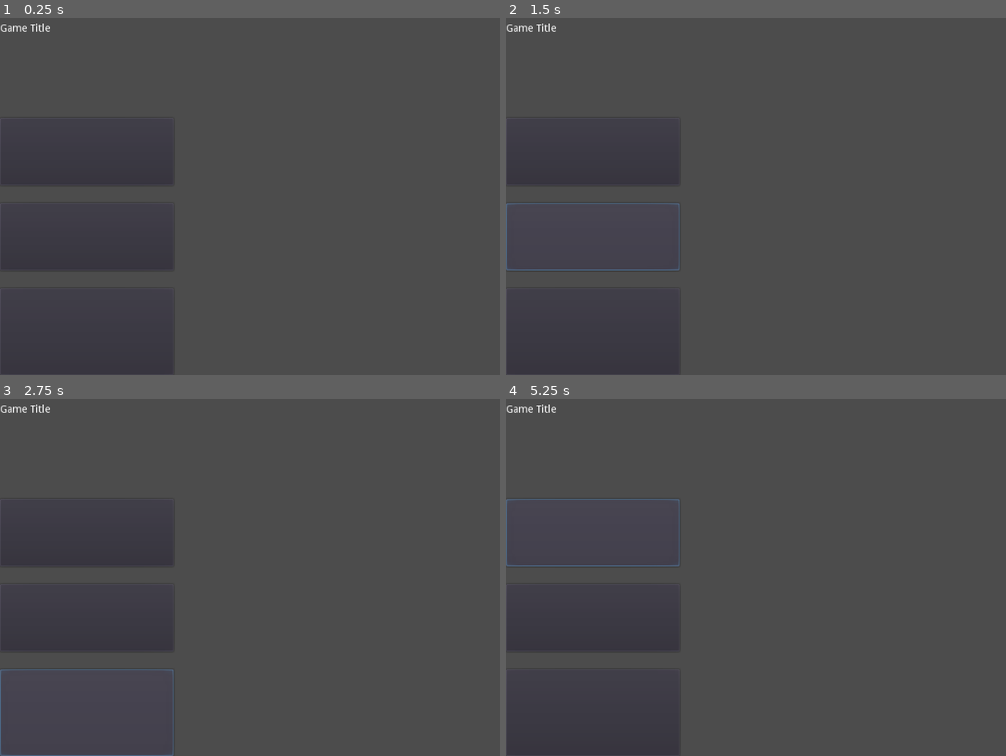
Above: before the commit, frames 1-4 (two rows, left to right).
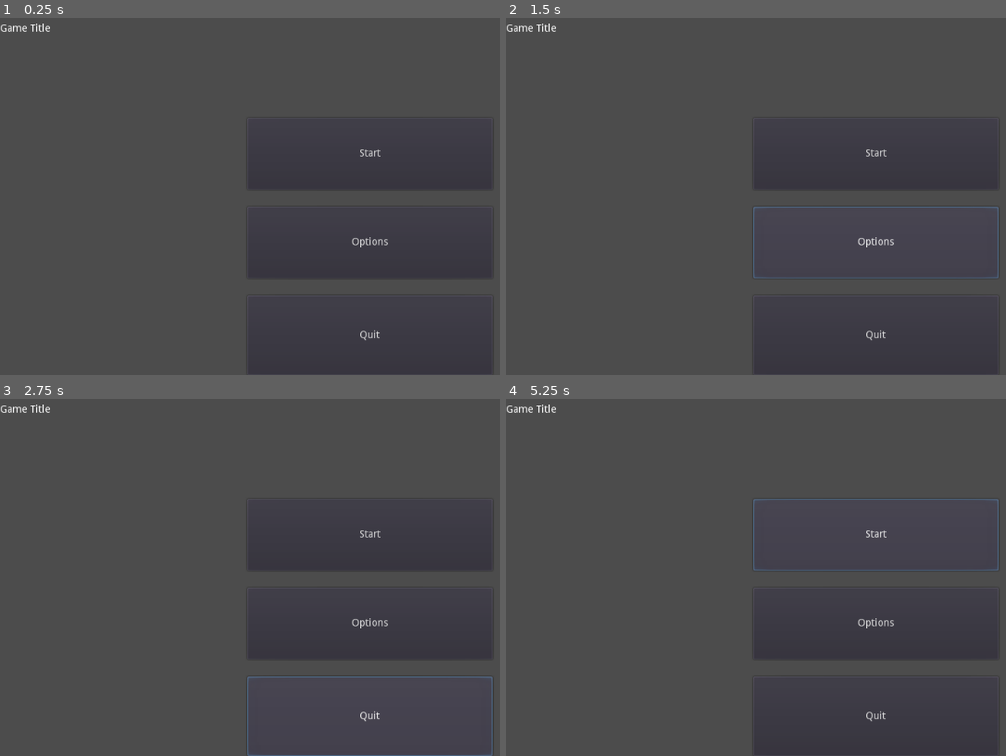
Above: after the commit, the same moments.

Repository: Madhavaprasath/Godotwildjam41
Game: Godot game, scene res://Main Menu/Main Menu.tscn
Same seed, same stepped clock (60 frames per second), same inputs: the game is played once before the commit and once after it. The project has no main scene, so this scene is started directly.
Inputs (mouse positions are in pixels of both pictures, inside the frame that each line leads up to; where the layout moved, square brackets give the same spot in the first picture):
- Up to frame 1 (0.25 s): no input
- Up to frame 2 (1.5 s): click (876, 153) [591, 150] at 0.5 s; click (876, 242) [591, 235] at 1.25 s
- Up to frame 3 (2.75 s): click (370, 716) [85, 713] at 2 s
- Up to frame 4 (5.25 s): click (876, 534) [591, 531] at 2.75 s; click (876, 623) [591, 616] at 3.5 s; click (876, 716) [591, 713] at 4.25 s; click (876, 534) [591, 531] at 5 s

The runs differ from the first frame. In frame 1, 0.2% of the frame differs, in the area x 70-78%, y 36-91%; in frame 2, 0.6%; in frame 3, 0.7%, in the area x 0-99%, y 36-100%; in frame 4, 0.7%.

Commit message:
Main menu minor changes

Diff:
--- a/GodotwildJam/Main Menu/Main Menu.tscn
+++ b/GodotwildJam/Main Menu/Main Menu.tscn
@@ -1,8 +1,11 @@
-[gd_scene format=2]
+[gd_scene load_steps=2 format=2]
+
+[ext_resource path="res://Main Menu/Mainmenu.gd" type="Script" id=1]
 
 [node name="Control" type="Control"]
 anchor_right = 1.0
 anchor_bottom = 1.0
+script = ExtResource( 1 )
 __meta__ = {
 "_edit_use_anchors_": false
 }
@@ -26,29 +29,55 @@
 size_flags_horizontal = 3
 text = "Game Title"
 
-[node name="VBoxContainer" type="VBoxContainer" parent="VBoxContainer"]
-margin_left = 392.0
+[node name="HBoxContainer" type="HBoxContainer" parent="VBoxContainer"]
 margin_top = 244.0
-margin_right = 632.0
+margin_right = 1024.0
 margin_bottom = 600.0
-rect_min_size = Vector2( 240, 0 )
-size_flags_horizontal = 0
-size_flags_vertical = 3
-custom_constants/separation = 25
-
-[node name="Button" type="Button" parent="VBoxContainer/VBoxContainer"]
-margin_right = 240.0
-margin_bottom = 93.0
+size_flags_horizontal = 3
 size_flags_vertical = 3
 
-[node name="Button2" type="Button" parent="VBoxContainer/VBoxContainer"]
-margin_top = 118.0
-margin_right = 240.0
-margin_bottom = 211.0
+[node name="Void" type="Control" parent="VBoxContainer/HBoxContainer"]
+margin_right = 338.0
+margin_bottom = 356.0
+size_flags_horizontal = 3
 size_flags_vertical = 3
 
-[node name="Button3" type="Button" parent="VBoxContainer/VBoxContainer"]
-margin_top = 236.0
-margin_right = 240.0
+[node name="VBoxContainer" type="VBoxContainer" parent="VBoxContainer/HBoxContainer"]
+margin_left = 342.0
+margin_right = 681.0
 margin_bottom = 356.0
-rect_min_size = Vector2( 0, 120 )
+rect_min_size = Vector2( 240, 0 )
+size_flags_horizontal = 3
+size_flags_vertical = 3
+custom_constants/separation = 24
+
+[node name="Button" type="Button" parent="VBoxContainer/HBoxContainer/VBoxContainer"]
+margin_right = 339.0
+margin_bottom = 99.0
+size_flags_horizontal = 3
+size_flags_vertical = 3
+text = "Start"
+
+[node name="Button2" type="Button" parent="VBoxContainer/HBoxContainer/VBoxContainer"]
+margin_top = 123.0
+margin_right = 339.0
+margin_bottom = 222.0
+size_flags_horizontal = 3
+size_flags_vertical = 3
+text = "Options"
+
+[node name="Button3" type="Button" parent="VBoxContainer/HBoxContainer/VBoxContainer"]
+margin_top = 246.0
+margin_right = 339.0
+margin_bottom = 356.0
+rect_min_size = Vector2( 0, 110 )
+size_flags_horizontal = 3
+size_flags_vertical = 3
+text = "Quit"
+
+[node name="Void2" type="Control" parent="VBoxContainer/HBoxContainer"]
+margin_left = 685.0
+margin_right = 1024.0
+margin_bottom = 356.0
+size_flags_horizontal = 3
+size_flags_vertical = 3
--- /dev/null
+++ b/GodotwildJam/Main Menu/Mainmenu.gd
@@ -0,0 +1 @@
+extends Node
